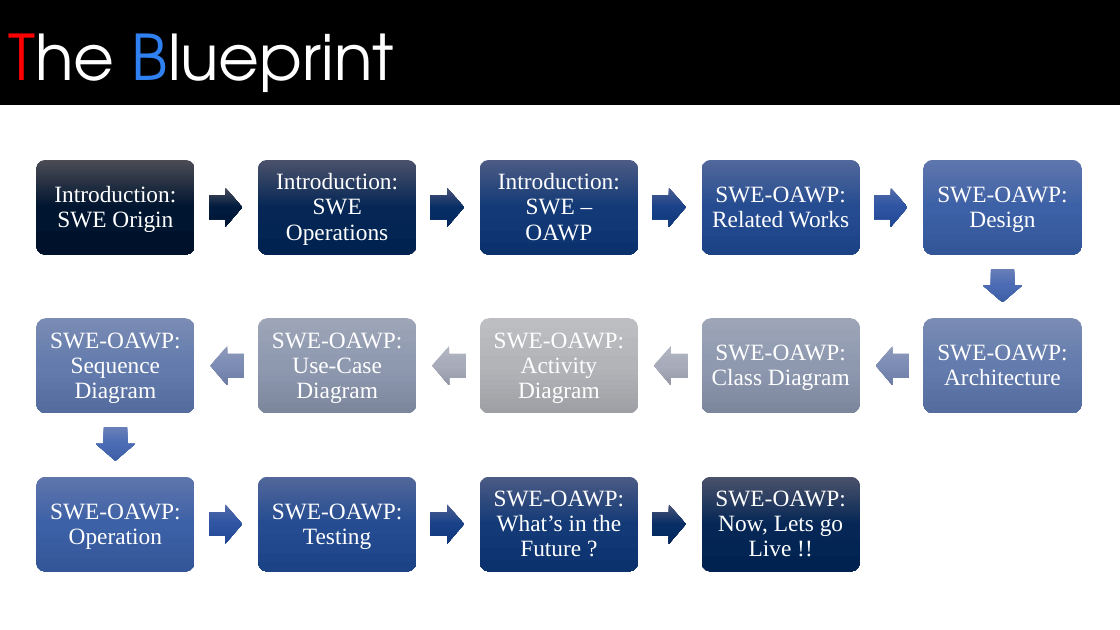
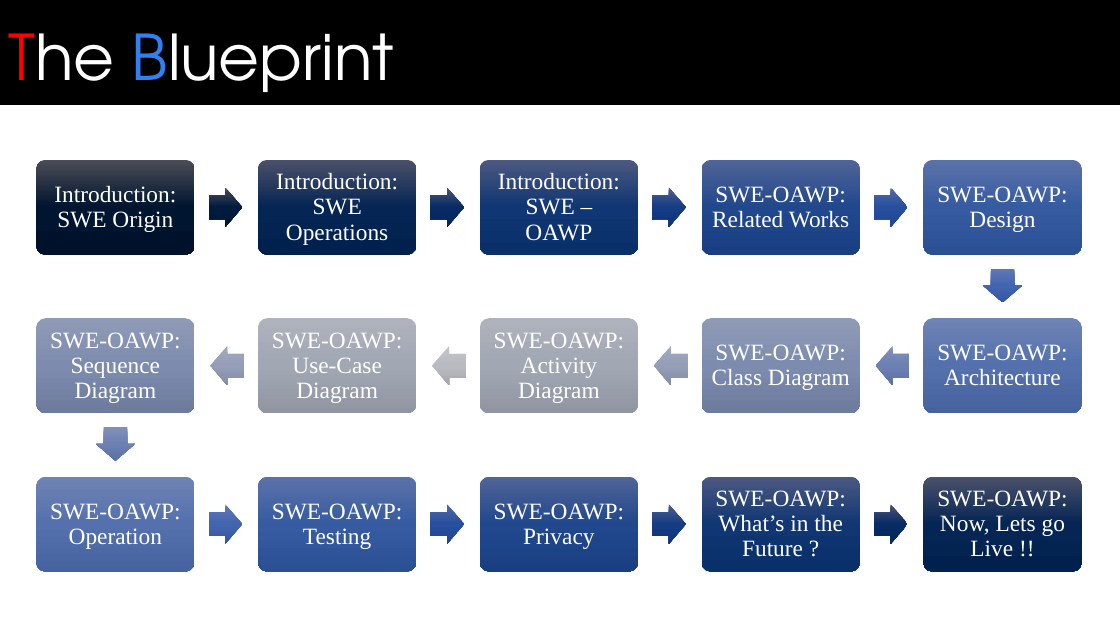
Before and after one commit to bhavyabatra/SWEN_Dynamo, a slide deck: slide 2 of Documentation/Master's Defense Presentation.pptx. Drawn at 1120x630 pixels with LibreOffice and Linux fonts; fonts in the diff are those of the drawing; background and template pictures are left out. Boxes give left, top, right and bottom in pixels: in the first picture for what was removed or moved away, otherwise in the second. Text is boxed around its words. In the diff, an @@ line names an element or a change of style, - is before the commit and + after.

```diff
--- a/Documentation/Master's Defense Presentation.pptx
+++ b/Documentation/Master's Defense Presentation.pptx
@@ rounded rectangle at <box>36,318,195,413</box>: fill gradient #7E8EB1 to #6A7EAA to #5A6E9B to gradient #939DB3 to #838FAC to #737F9B @@
@@ rounded rectangle at <box>258,318,417,413</box>: fill gradient #A1A7B6 to #949BAE to #82899C to gradient #B2B4BA to #A7AAB2 to #94979F @@
@@ rounded rectangle at <box>480,318,639,413</box>: fill gradient #C0C0C0 to #B7B7B7 to #A3A3A3 to gradient #B2B4BA to #A7AAB2 to #94979F @@
@@ rounded rectangle at <box>702,318,860,413</box>: fill gradient #A1A7B6 to #949BAE to #82899C to gradient #939DB3 to #838FAC to #737F9B @@
@@ rounded rectangle at <box>923,318,1082,413</box>: fill gradient #7E8EB1 to #6A7EAA to #5A6E9B to gradient #7385B1 to #5A74AB to #4C659C @@
@@ right arrow at <box>211,346,245,386</box>: fill gradient #919CB9 to #818FB2 to #707EA1 to gradient #A6ACBD to #99A1B6 to #878EA3 @@
@@ right arrow at <box>433,346,466,386</box>: fill gradient #B5B8C1 to #AAAEBA to #969AA6 to gradient #C5C5C8 to #BCBDC0 to #A7A8AB @@
@@ right arrow at <box>655,346,688,386</box>: fill gradient #B5B8C1 to #AAAEBA to #969AA6 to gradient #A6ACBD to #99A1B6 to #878EA3 @@
@@ right arrow at <box>876,346,910,386</box>: fill gradient #919CB9 to #818FB2 to #707EA1 to gradient #8492B7 to #7083B1 to #6073A1 @@
@@ right arrow at <box>95,427,135,461</box>: fill gradient #6C81B7 to #506EB2 to #4260A3 to gradient #8492B7 to #7083B1 to #6073A1 @@
@@ rounded rectangle at <box>36,476,195,571</box>: fill gradient #6278AB to #4363A3 to #385795 to gradient #7385B1 to #5A74AB to #4C659C @@
@@ rounded rectangle at <box>258,476,417,571</box>: fill gradient #546899 to #294E90 to #214484 to gradient #5E73A7 to #3C5D9F to #315291 @@
@@ rounded rectangle at <box>480,476,639,571</box>: fill gradient #4D5B84 to #163A77 to #0F336D to gradient #526595 to #254A8B to #1D4180 @@
@@ rounded rectangle at <box>702,476,860,571</box>: fill gradient #4B526B to #082857 to #042350 to gradient #4D5A81 to #133873 to #0D316A @@
@@ rounded rectangle added at <box>923,476,1082,571</box>, fill gradient #4B526A to #072654 to #03224E @@
@@ right arrow at <box>208,505,242,544</box>: fill gradient #586EA8 to #3157A1 to #274B94 to gradient #647BB5 to #4667AF to #3A5AA0 @@
@@ right arrow at <box>430,505,464,544</box>: fill gradient #4F6092 to #1A4287 to #13397D to gradient #556BA4 to #2B529C to #22478F @@
@@ text added at <box>494,503,624,549</box>, 20 pt, text #FFFFFF @@
+SWE-OAWP: Privacy
@@ right arrow at <box>652,505,686,544</box>: fill gradient #4C5577 to #0A2F67 to #05295F to gradient #4E5E8E to #173F83 to #103779 @@
@@ text "SWE-OAWP: What’s in the Future ...": place and size @@
-text "SWE-OAWP: What’s in the Future ..." at <box>494,490,624,557</box>
+text "SWE-OAWP: What’s in the Future ..." at <box>715,490,845,557</box>
@@ right arrow added at <box>874,505,907,544</box>, fill gradient #4C5575 to #092D64 to #04275D @@
@@ text "SWE-OAWP: Now, Lets go Live ...": place and size @@
-text "SWE-OAWP: Now, Lets go Live ..." at <box>715,490,845,557</box>
+text "SWE-OAWP: Now, Lets go Live ..." at <box>937,490,1067,557</box>
```
Also in this commit, not shown: 2 other slides changed, 4 slides added, 2 slides removed.
